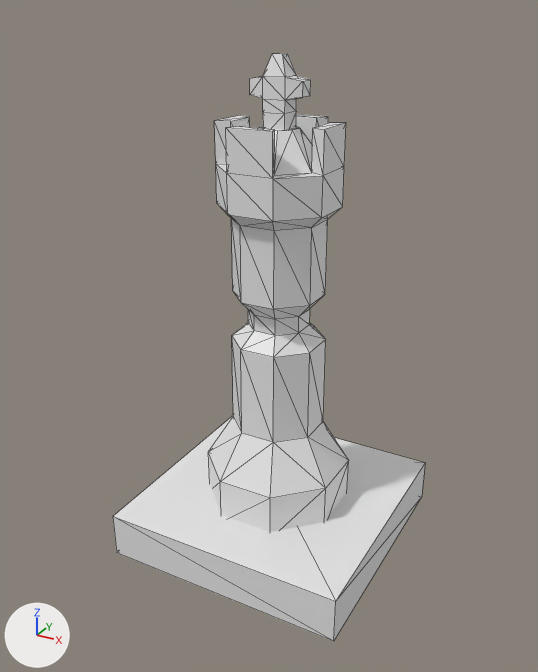
The OBJ model src/main/resources/assets/table_top_craft/models/pieces/classic/classic_king.obj as it was, and as the next commit left it.
Rendered twice from a 50 mm camera at (1.27, -2.39, 2.1) aimed at (-0.01, -0.05, 0.93). Every picture has the same lights, and +X, +Y and +Z are marked at lower left. Mesh edges are drawn as thin lines. Where no turn or scale is listed for an object, it has been applied to the vertices.

Names of what the first picture shows: 'Base.007', 'Cylinder.003'.
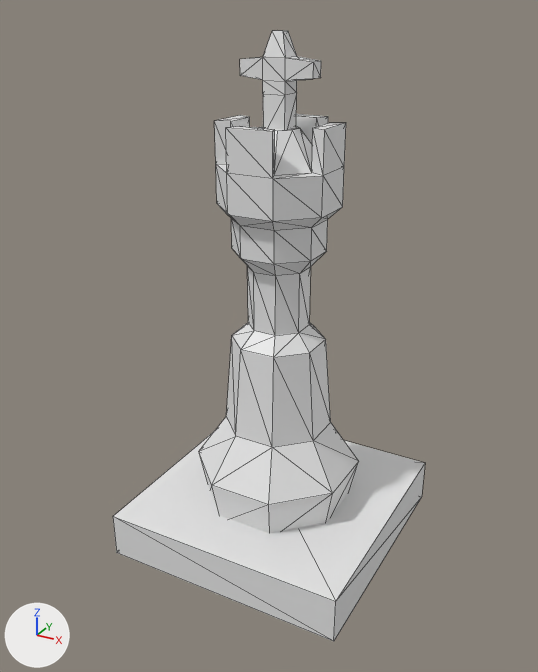
What differs and where, as boxes (x1, y1, x2, y2) in the pictures (538 x 672 px; the box of a moved part takes in the faces that stretch with it):
'Cylinder.003', reshaped (13% wider)
    before: (208, 53, 348, 532)
    after: (199, 30, 358, 533)
part 1 of me_cylinder_003, moved or reshaped
    before: (250, 76, 263, 99)
    after: (240, 57, 263, 80)
part 2 of me_cylinder_003, moved or reshaped
    before: (263, 76, 296, 130)
    after: (263, 57, 297, 130)
part 3 of me_cylinder_003, moved or reshaped
    before: (263, 53, 296, 77)
    after: (263, 30, 297, 58)
part 4 of me_cylinder_003, moved or reshaped
    before: (285, 75, 311, 100)
    after: (285, 57, 321, 81)
part 5 of me_cylinder_003, moved or reshaped
    before: (208, 337, 348, 532)
    after: (199, 337, 358, 533)
part 6 of me_cylinder_003, moved or reshaped
    both: (231, 218, 328, 336)

Patch to the scene script:
```diff
--- a/src/main/resources/assets/table_top_craft/models/pieces/classic/classic_king.obj.py
+++ b/src/main/resources/assets/table_top_craft/models/pieces/classic/classic_king.obj.py
@@ me_cylinder_003 @@
 me_cylinder_003.from_pydata(...)  # 140 vertices, 272 faces; spans x -0.28..0.28, y -0.28..0.28, z 0.15..1.96
 # used by ob_cylinder_003; location = (0.0, 0.0, 0.0)
+# me_cylinder_003 part 1: all 4 vertices in x -0.1, y -0.03..0.03, z 1.82..1.88 are moved by (-0.04, 0.0, 0.06)
+# me_cylinder_003 part 2: all 12 vertices in x -0.04..0.04, y -0.04..0.04, z 1.77..1.89 are moved by (0.0, 0.0, 0.06)
+# me_cylinder_003 part 3: all 4 vertices in x -0.02..0.02, y -0.02..0.02, z 1.96 are moved by (0.0, 0.0, 0.07)
+# me_cylinder_003 part 4: all 4 vertices in x 0.1, y -0.03..0.03, z 1.82..1.88 are moved by (0.04, 0.0, 0.06)
+# me_cylinder_003 part 5: all 16 vertices in x -0.28..0.28, y -0.28..0.28, z 0.35..0.53 are scaled about their middle by (1.15, 1.15, 0.988)
+# me_cylinder_003 part 6: all 16 vertices in x -0.17..0.17, y -0.17..0.17, z 1.03..1.09 are moved by (0.0, 0.0, 0.17)
```
